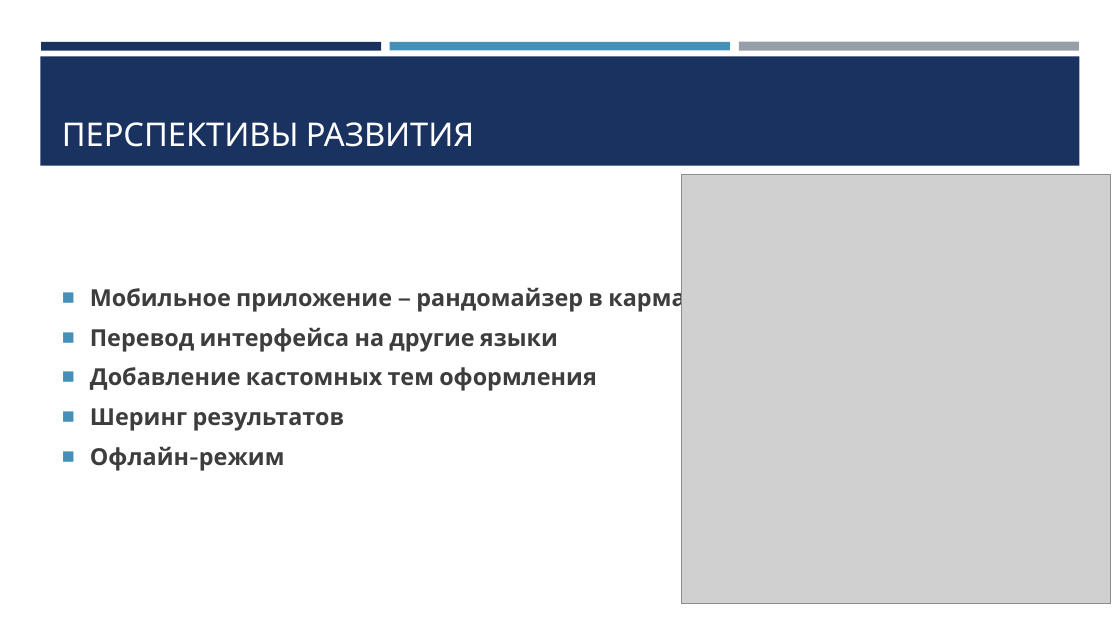
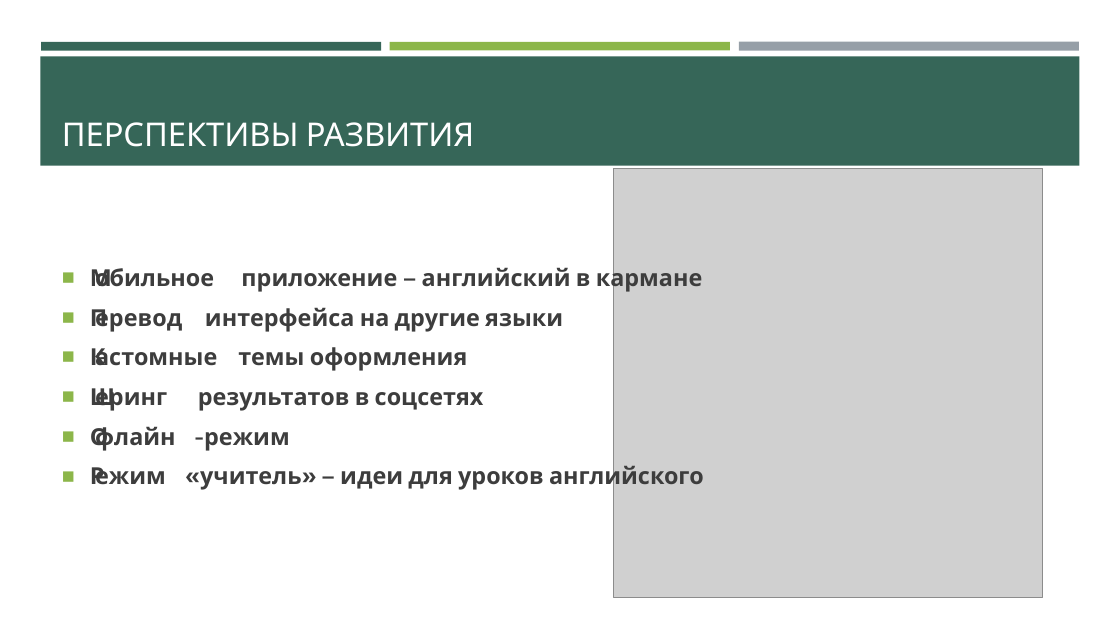
Before and after one commit to xexever/WEB-API-PROJECT, a slide deck: slide 5 of DecisionRandomizer1.pptx. Drawn at 1120x630 pixels with LibreOffice and Linux fonts; fonts in the diff are those of the drawing; grey boxes stand for pictures. Boxes give left, top, right and bottom in pixels: in the first picture for what was removed or moved away, otherwise in the second. Text is boxed around its words. In the diff, an @@ line names an element or a change of style, - is before the commit and + after.

```diff
--- a/DecisionRandomizer1.pptx
+++ b/DecisionRandomizer1.pptx
@@ rectangle at bbox=[40, 56, 1080, 166]: fill #1A3260 to #366658 @@
@@ rectangle at bbox=[41, 42, 381, 50]: fill #1A3260 to #366658 @@
@@ rectangle at bbox=[390, 42, 730, 50]: fill #4590B8 to #8CB64A @@
@@ picture: place and size @@
-picture at bbox=[681, 175, 1111, 604]
+picture at bbox=[614, 168, 1044, 597]
@@ text at bbox=[90, 265, 704, 491]: text changed @@
-■ Мобильное приложение — рандомайзер в кармане
-■ Перевод интерфейса на другие языки
-■ Добавление кастомных тем оформления
-■ Шеринг результатов
-■ Офлайн-режим
+■ 📱 Мобильное приложение — английский в кармане
+■ 🌍 Перевод интерфейса на другие языки
+■ 🎨 Кастомные темы оформления
+■ 📤 Шеринг результатов в соцсетях
+■ 📴 Офлайн-режим
+■ 🏫 Режим «учитель» — идеи для уроков английского
```
Also in this commit, not shown: 5 other slides changed, 1 slide added, 7 other files.
